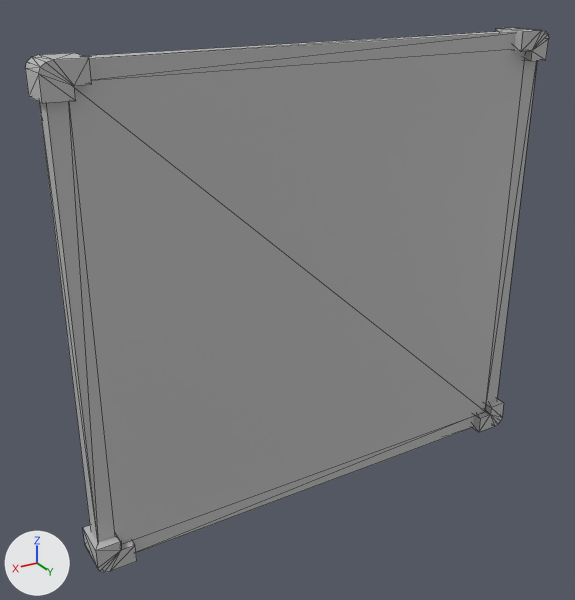
Renders of the FBX model Operation-Snackstorm/Assets/Resources/Background_design/Classroom/Classroom modeling/Chalkboard_small.fbx from each side of a commit.
Rendered twice from a camera (50 mm lens) standing at (-0.0602, 0.2983, 0.1208) and looking at (-0.0949, 0.2405, 0.0919). Arrows for +X, +Y and +Z are at lower left; the lights stay in place. Mesh edges are drawn as thin lines. Where no turn or scale is listed for an object, it has been applied to the vertices.

Names of what the first picture shows: 'Chalkboard3'.
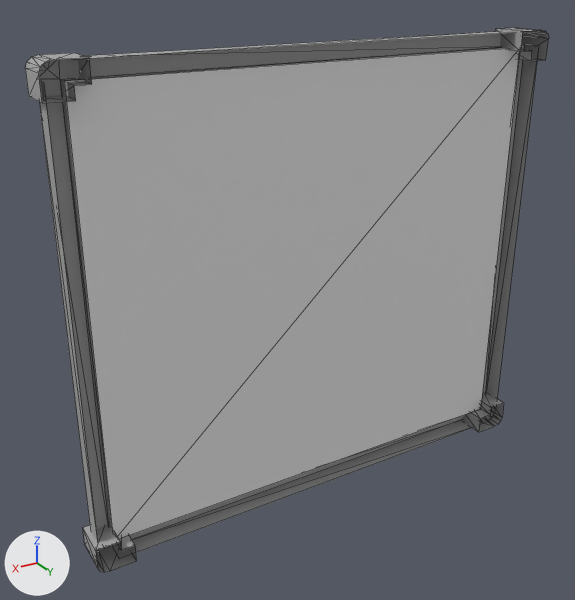
Location of each change, [x1, y1, x2, y2] in pixels of the pictures (575 x 600 px):
part 1 of me_mesh, deleted: before [39, 30, 549, 572]
part 2 of me_mesh, recoloured: before [25, 28, 537, 568]; after [25, 28, 549, 572]
part 3 of me_mesh, recoloured: after [64, 48, 519, 538]

What the commit changed:
Material 'standardSurface4' (mat_standardsurface4) is new.
Its base color is (0.4, 0.4, 0.4) (grey #aaaaaa).
Material 'standardSurface2' (mat_standardsurface2) is new.
Its base color is (0.8, 0.8, 0.8) (white #e7e7e7).
Its roughness is 0.2.
me_mesh is used by ob_chalkboard3; location (-0.0979, 0.2417, 0.0931).
me_mesh had 132 vertices, 244 faces and spanned x -0.0239..0.0239, y -0.0017..0.0017, z -0.0215..0.0215.
me_mesh now has 112 vertices, 154 faces and spans x -0.0239..0.0239, y -0.0017..0.0017, z -0.0215..0.0215.
Part 1, on me_mesh:
20 vertices are removed from x -0.0235..0.0233, y -0.001..0.0009, z -0.0212..0.0212.
90 faces are deleted.
me_mesh part 2: 152 faces spanning x -0.0239..0.0239, y -0.0017..0.0017, z -0.0215..0.0215 switch from mat_lambert1 (grey #bcbcbc) to mat_standardsurface4 (grey #aaaaaa).
me_mesh part 3: 2 faces spanning x -0.022..0.0218, y 0.0001, z -0.0199..0.0199 switch from mat_lambert1 (grey #bcbcbc) to mat_standardsurface2 (white #e7e7e7).
